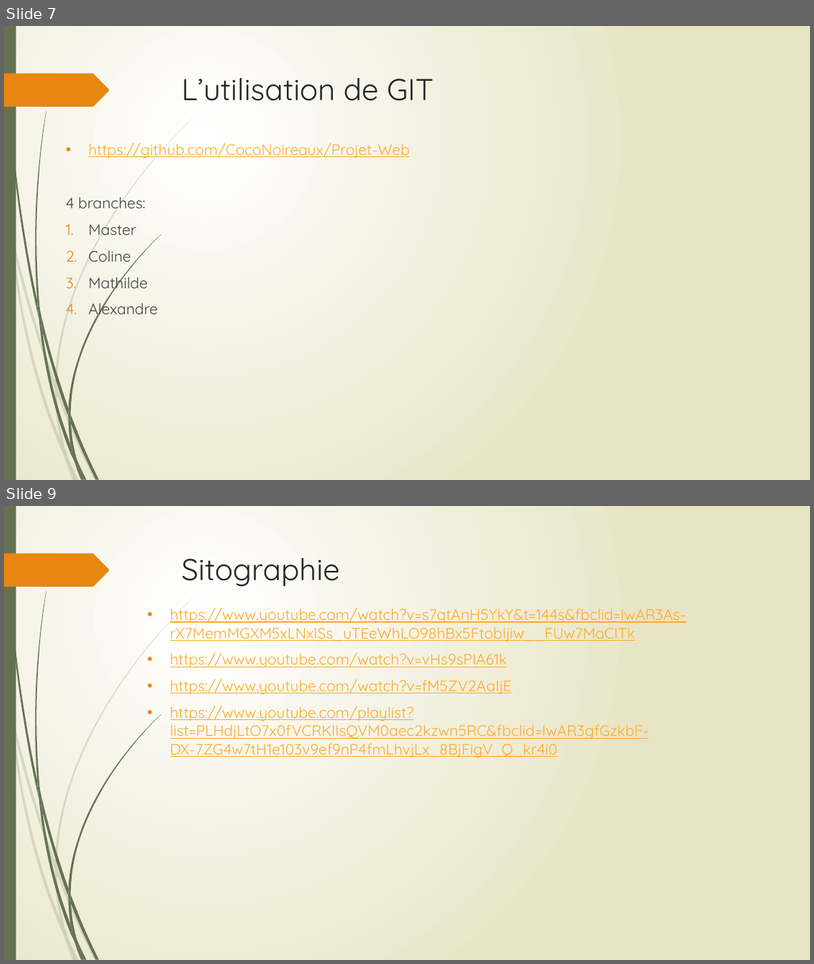
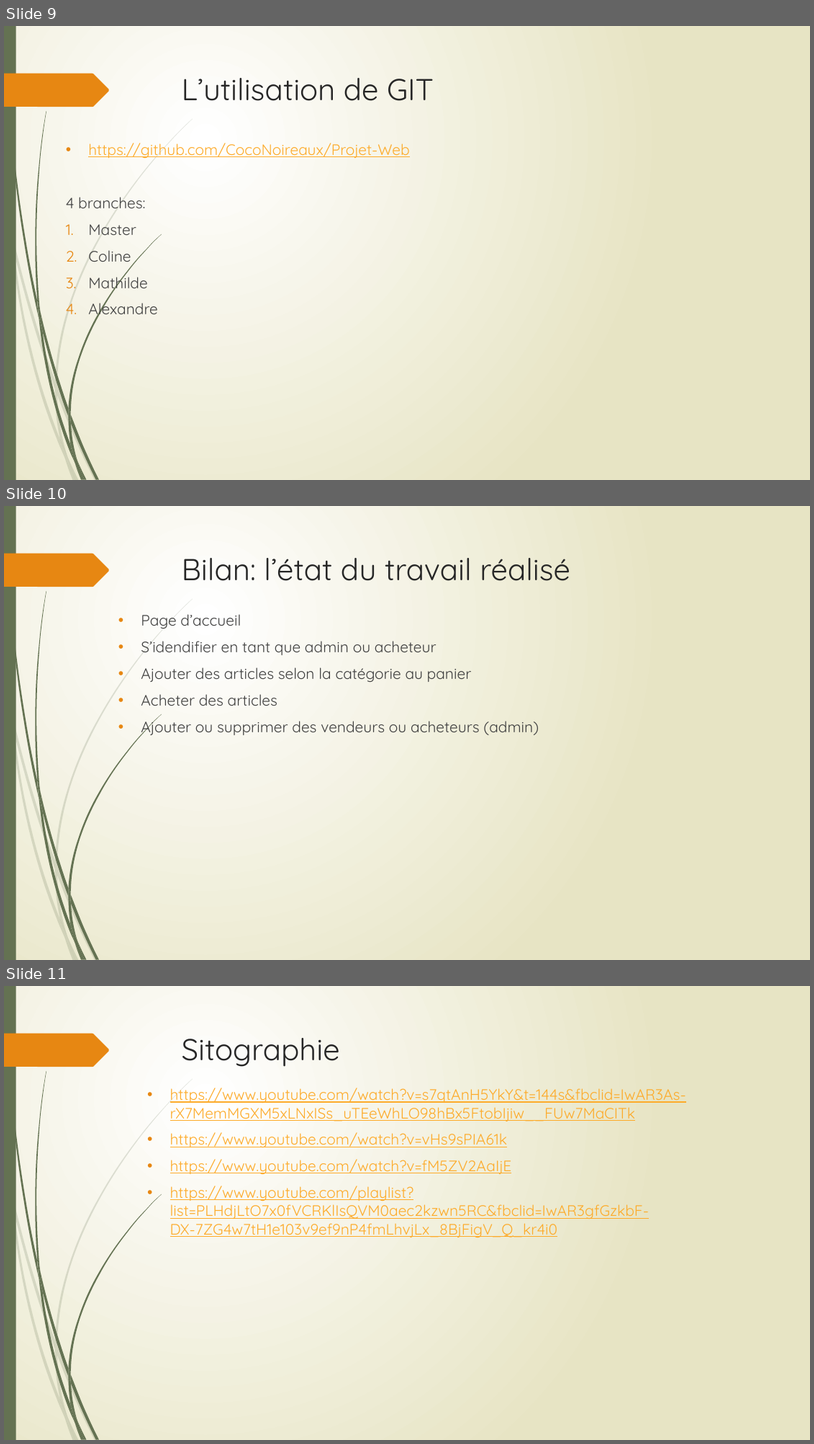
Before and after one commit to CocoNoireaux/Projet-Web, a slide deck: WebDynamique.pptx. Shown one above the other, each under a label of ours: slides 7 and 9 before the commit, slides 9, 10 and 11 after it; the slides between them are not shown. The pictures are 814x964 and 814x1444 pixels, drawn with LibreOffice and Linux fonts; fonts in the diff are those of the drawing. Boxes give left, top, right and bottom in pixels: in the first picture for what was removed or moved away, otherwise in the second. Text is boxed around its words. In the diff, an @@ line names an element or a change of style, - is before the commit and + after.

Commit message:
Add files via upload
Powerpoint

```diff
--- a/WebDynamique.pptx
+++ b/WebDynamique.pptx
@@ slide 10 added at box(4, 506, 810, 960), background gradient #FFFFFF to #E8E6C4; not listed: 24 template elements that a slide beside it also shows @@
@@ title added at box(182, 558, 571, 581), 36 pt, text #262626 @@
+Bilan: l’état du travail réalisé
@@ text added at box(141, 614, 539, 736), 18 pt, text #404040 @@
+• Page d’accueil
+• S’idendifier en tant que admin ou acheteur
+• Ajouter des articles selon la catégorie au panier
+• Acheter des articles
+• Ajouter ou supprimer des vendeurs ou acheteurs (admin)
@@ what was slide 7 is now slide 9 @@
@@ what was slide 9 is now slide 11 @@
```
Also in this commit, not shown: 4 slides changed, 2 other slides added, 1 slide removed.
